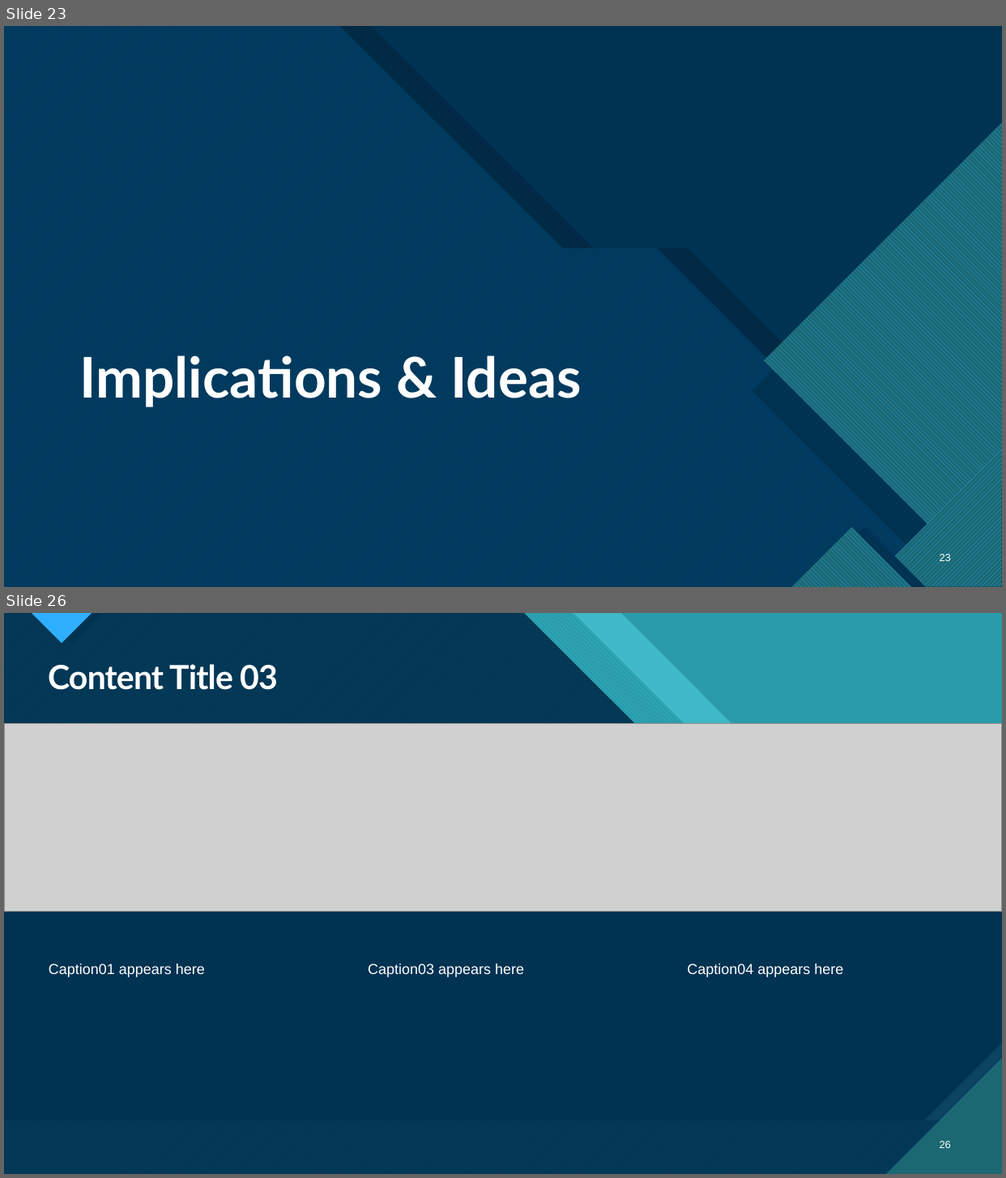
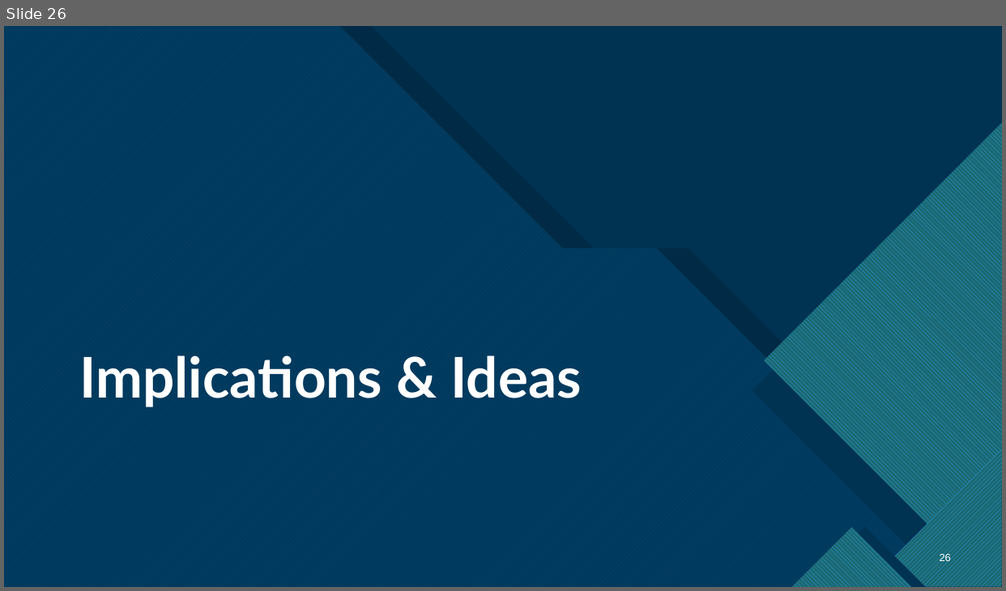
Before and after one commit to HunBurry/hon450-451, a slide deck: docs/Honors Thesis Presentation.pptx. Shown one above the other, each under a label of ours: slides 23 and 26 before the commit, slide 26 after it; the slides between them are not shown. The pictures are 1006x1178 and 1006x591 pixels, drawn with LibreOffice and Linux fonts; fonts in the diff are those of the drawing; grey boxes stand for pictures. Boxes give left, top, right and bottom in pixels: in the first picture for what was removed or moved away, otherwise in the second. Text is boxed around its words. In the diff, an @@ line names an element or a change of style, - is before the commit and + after.

```diff
--- a/docs/Honors Thesis Presentation.pptx
+++ b/docs/Honors Thesis Presentation.pptx
@@ slide 26 removed at <box>4,613,1002,1174</box>, background #47C3D3; not listed: 13 template elements that a slide beside it also shows @@
@@ rectangle removed at <box>4,613,1002,1174</box> @@
@@ rectangle removed at <box>4,613,1002,1174</box> @@
@@ freeform shape removed at <box>4,613,1002,1174</box> @@
@@ freeform shape removed at <box>4,613,1002,1174</box> @@
@@ freeform shape removed at <box>4,613,1002,1174</box> @@
@@ title removed at <box>48,664,278,690</box> @@
-Content Title 03
@@ picture removed at <box>4,724,1002,911</box> @@
@@ text removed at <box>49,964,205,977</box> @@
-Caption01 appears here
@@ text removed at <box>368,964,524,977</box> @@
-Caption03 appears here
@@ text removed at <box>687,964,843,977</box> @@
-Caption04 appears here
@@ page number removed at <box>940,1141,951,1148</box> @@
-26
@@ what was slide 23 is now slide 26 @@
@@ page number at <box>940,554,951,564</box>: text changed @@
-23
+26
```
Also in this commit, not shown: 3 slides changed, 9 slides added, 10 other slides removed.
